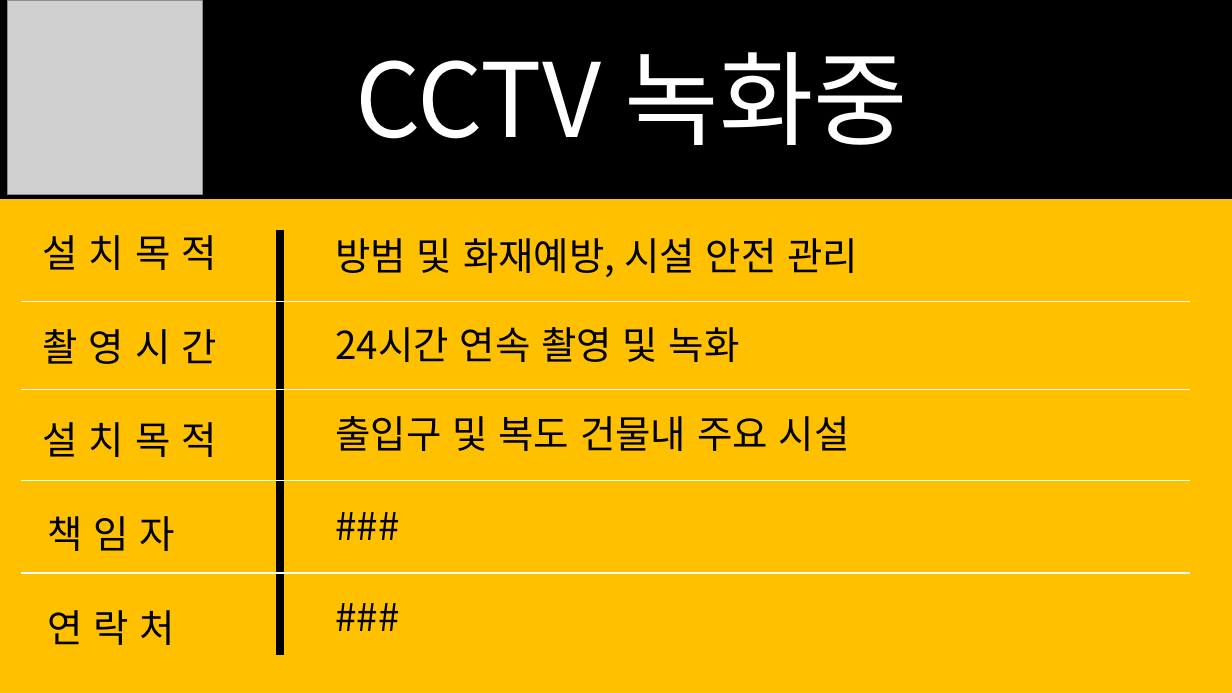
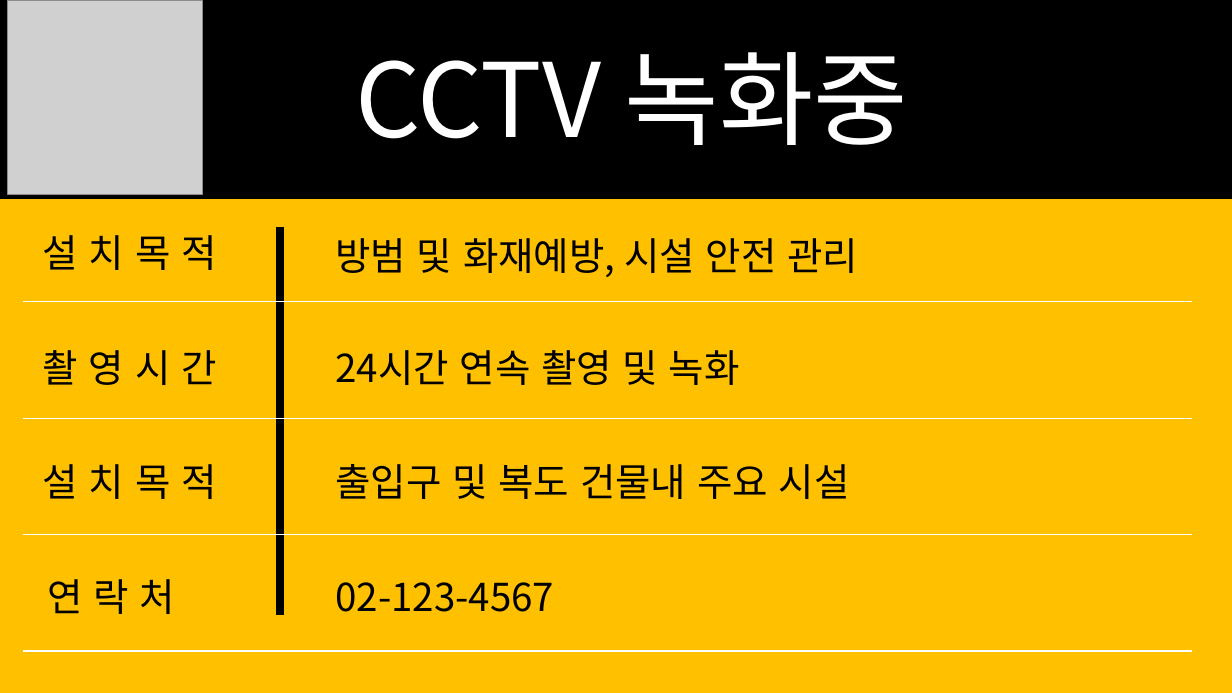
Before and after one commit to KJunGu/QRcode, a slide deck: slide 1 of CCTV sign/CCTV sign.pptx. Drawn at 1232x693 pixels with LibreOffice and Linux fonts; fonts in the diff are those of the drawing; grey boxes stand for pictures. Boxes give left, top, right and bottom in pixels: in the first picture for what was removed or moved away, otherwise in the second. Text is boxed around its words. In the diff, an @@ line names an element or a change of style, - is before the commit and + after.

```diff
--- a/CCTV sign/CCTV sign.pptx
+++ b/CCTV sign/CCTV sign.pptx
@@ line moved from (280, 230) - (280, 655) to (280, 227) - (280, 616) @@
@@ text "촬 영 시 간": place and size @@
-text "촬 영 시 간" at (43,329,216,364)
+text "촬 영 시 간" at (43,350,216,385)
@@ text "24시간 연속 촬영 및 녹화": place and size @@
-text "24시간 연속 촬영 및 녹화" at (335,327,740,362)
+text "24시간 연속 촬영 및 녹화" at (335,350,740,385)
@@ line moved from (1190, 390) - (21, 390) to (1192, 419) - (23, 419) @@
@@ text "설 치 목 적": place and size @@
-text "설 치 목 적" at (43,422,216,457)
+text "설 치 목 적" at (43,464,216,499)
@@ text "출입구 및 복도 건물내 주요 ...": place and size @@
-text "출입구 및 복도 건물내 주요 ..." at (335,416,850,451)
+text "출입구 및 복도 건물내 주요 ..." at (335,464,850,499)
@@ text removed at (326,498,1103,555) @@
-###
@@ line moved from (1190, 481) - (21, 481) to (1192, 535) - (23, 535) @@
@@ text removed at (47,516,174,551) @@
-책 임 자
@@ text "연 락 처": place and size @@
-text "연 락 처" at (47,610,174,645)
+text "연 락 처" at (47,579,174,614)
@@ text removed at (326,589,1103,645) @@
-###
@@ text added at (335,582,554,612), 30 pt, text #000000 @@
+02-123-4567
@@ line moved from (1190, 573) - (21, 573) to (1192, 651) - (23, 651) @@
```
Also in this commit, not shown: 1 other file.
